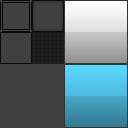
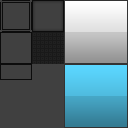
Layers edited between the first and the second 128px x 128px image:
pixels changed over <box>0,64,32,80</box> (layer not identified)
